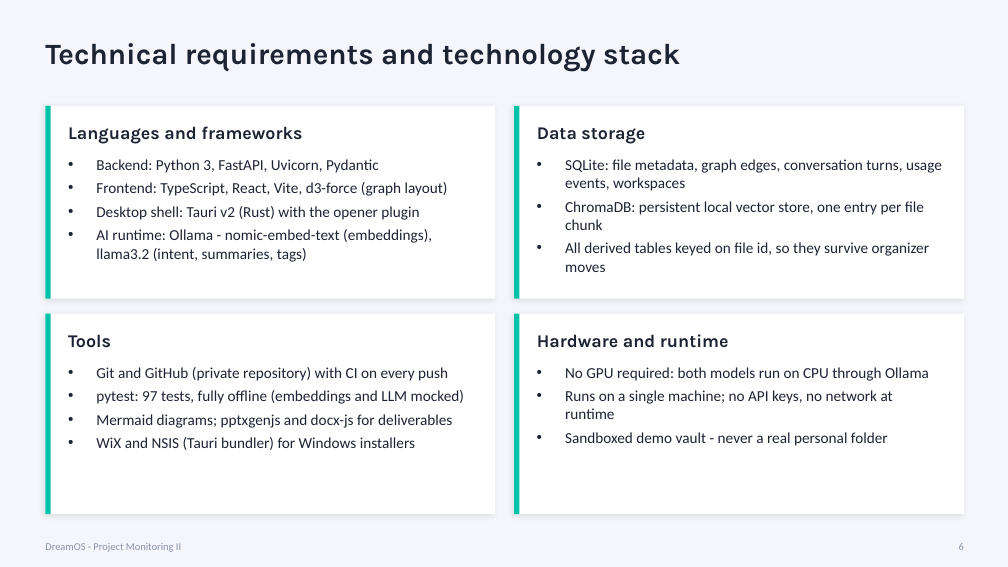
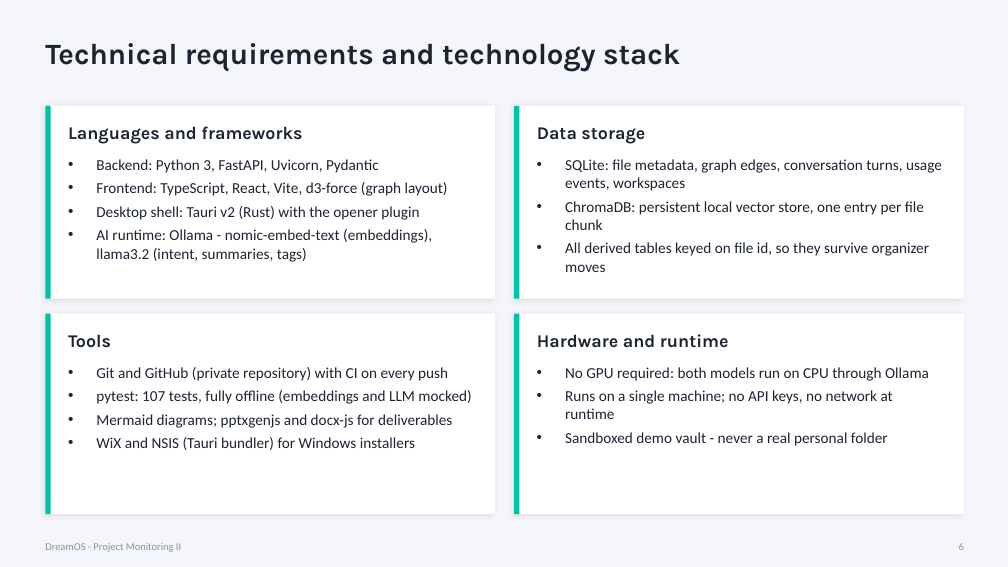
Before and after one commit to zaidwhy/dreamos-college-project, a slide deck: slide 6 of docs/DreamOS-Project-Monitoring-II.pptx. Drawn at 1008x567 pixels with LibreOffice and Linux fonts; fonts in the diff are those of the drawing. Boxes give left, top, right and bottom in pixels: in the first picture for what was removed or moved away, otherwise in the second. Text is boxed around its words. In the diff, an @@ line names an element or a change of style, - is before the commit and + after.

```diff
--- a/docs/DreamOS-Project-Monitoring-II.pptx
+++ b/docs/DreamOS-Project-Monitoring-II.pptx
@@ text at <box>96,390,471,404</box>: text changed @@
-• pytest: 97 tests, fully offline (embeddings and LLM mocked)
+• pytest: 107 tests, fully offline (embeddings and LLM mocked)
```
Also in this commit, not shown: 4 other slides changed, 3 slides added, 1 slide removed, 6 other files.
